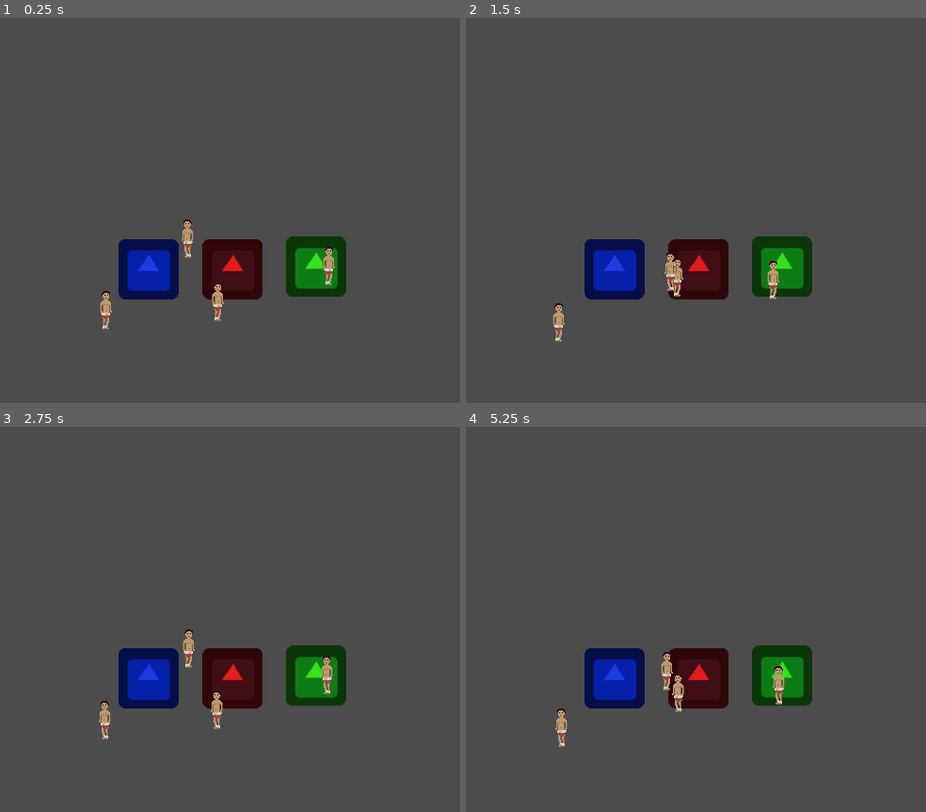
Above: before the commit, frames 1-4 (two rows, left to right).
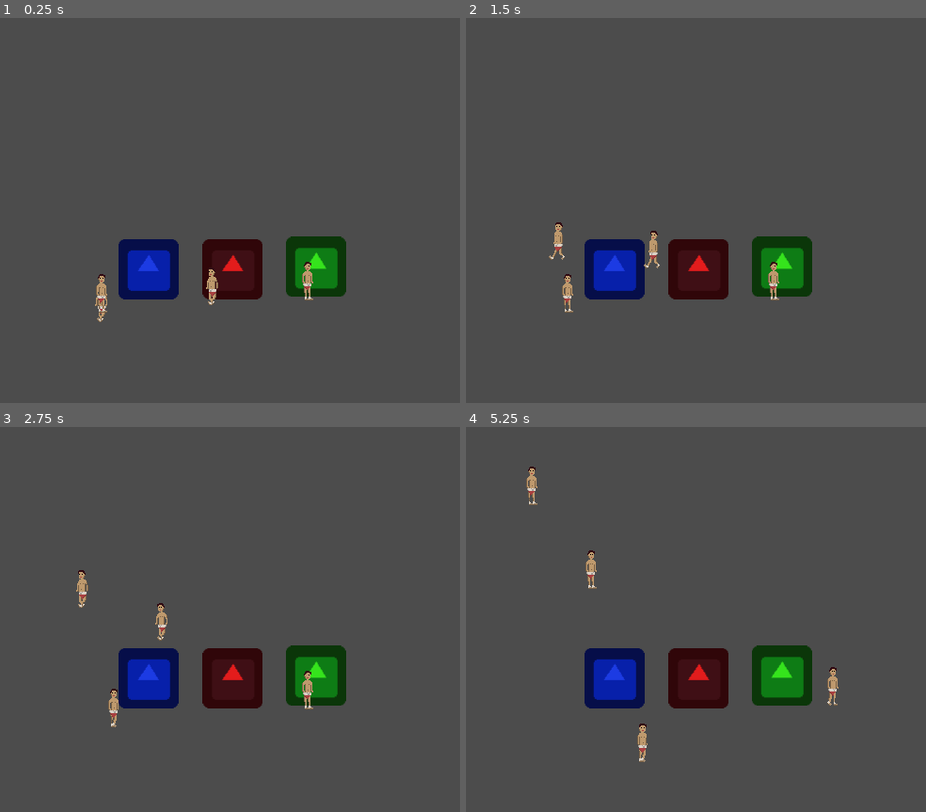
Above: after the commit, the same moments.

Repository: JohnMeadow1/RisingSun
Game: Godot game, scene res://main.tscn
Two runs of this game, one before a commit and one after it. Both use one fixed random seed, a clock stepped at 60 frames per second and the inputs below. The engine's default icon, where the game draws it, is replaced by a stand-in: a white triangle on a blue panel in a dark square.
Inputs:
- Up to frame 1 (0.25 s): no input
- Up to frame 2 (1.5 s): no input
- Up to frame 3 (2.75 s): no input
- Up to frame 4 (5.25 s): no input

The runs differ from the first frame. In frame 1, 1.0% of the frame differs, in the area x 20-73%, y 52-81%; in frame 2, 1.0%; in frame 3, 1.2%; in frame 4, 1.3%, in the area x 13-81%, y 10-88%.

Commit message:
Improve NPC AI; Fix animations;

Diff:
--- a/source/main.tscn
+++ b/source/main.tscn
@@ -35,6 +35,6 @@
 
 [node name="npc2" parent="items" index="1" instance=ExtResource( 3 )]
 
-[node name="npc3" parent="items" index="2" instance=ExtResource( 3 )]
+[node name="npc12" parent="items" index="2" instance=ExtResource( 3 )]
 
-[node name="npc4" parent="items" index="3" instance=ExtResource( 3 )]
+[node name="npc13" parent="items" index="3" instance=ExtResource( 3 )]
--- a/source/scenes/no_player.tscn
+++ b/source/scenes/no_player.tscn
@@ -7,7 +7,7 @@
 
 resource_name = "idle"
 length = 8.0
-loop = false
+loop = true
 step = 0.1
 tracks/0/type = "value"
 tracks/0/path = NodePath(".:flip_h")
@@ -20,6 +20,37 @@
 "transitions": PoolRealArray( 1, 1 ),
 "update": 1,
 "values": [ false, true ]
+}
+tracks/1/type = "value"
+tracks/1/path = NodePath(".:frame")
+tracks/1/interp = 1
+tracks/1/loop_wrap = true
+tracks/1/imported = false
+tracks/1/enabled = true
+tracks/1/keys = {
+"times": PoolRealArray( 0 ),
+"transitions": PoolRealArray( 1 ),
+"update": 1,
+"values": [ 0 ]
+}
+
+[sub_resource type="Animation" id=3]
+
+resource_name = "panic"
+length = 0.4
+loop = true
+step = 0.1
+tracks/0/type = "value"
+tracks/0/path = NodePath(".:frame")
+tracks/0/interp = 1
+tracks/0/loop_wrap = true
+tracks/0/imported = false
+tracks/0/enabled = true
+tracks/0/keys = {
+"times": PoolRealArray( 0, 0.2 ),
+"transitions": PoolRealArray( 1, 1 ),
+"update": 1,
+"values": [ 5, 6 ]
 }
 
 [sub_resource type="Animation" id=2]
@@ -40,6 +71,18 @@
 "update": 1,
 "values": [ 2, 3, 4, 1 ]
 }
+tracks/1/type = "value"
+tracks/1/path = NodePath(".:flip_h")
+tracks/1/interp = 1
+tracks/1/loop_wrap = true
+tracks/1/imported = false
+tracks/1/enabled = true
+tracks/1/keys = {
+"times": PoolRealArray( 0 ),
+"transitions": PoolRealArray( 1 ),
+"update": 1,
+"values": [ false ]
+}
 
 [node name="npc" type="Node2D"]
 
@@ -48,10 +91,11 @@
 
 [node name="Sprite" type="Sprite" parent="." index="0"]
 
+position = Vector2( 1.7076, 0 )
+scale = Vector2( 0.88616, 1 )
 texture = ExtResource( 2 )
-hframes = 5
-frame = 4
-_sections_unfolded = [ "Animation", "Offset", "Visibility" ]
+hframes = 7
+_sections_unfolded = [ "Animation", "Material", "Offset", "Pause", "Region", "Visibility" ]
 
 [node name="AnimationPlayer" type="AnimationPlayer" parent="Sprite" index="0"]
 
@@ -61,5 +105,7 @@
 playback_default_blend_time = 0.0
 playback_speed = 1.0
 anims/idle = SubResource( 1 )
+anims/panic = SubResource( 3 )
 anims/walk = SubResource( 2 )
 blend_times = [  ]
+_sections_unfolded = [ "Playback Options" ]
--- a/source/scripts/npc.gd
+++ b/source/scripts/npc.gd
@@ -1,39 +1,87 @@
 extends Node2D
 
-var  timer = 0.0
-var  timer_change = 1
+var walk_timer = null
+var idle_timer = null
+
+enum {STATE_IDLE, STATE_WALKING}
 
 var speed = 0
 var dir = Vector2()
-var orient = 0
 var dragged = false
+var state = STATE_IDLE
 
 func _ready():
+	randomize()
 
-	randomize()
+	# Move AI
+	self.walk_timer = Timer.new()
+	self.walk_timer.set_one_shot(true)
+	self.add_child(self.walk_timer)
+
+	self.idle_timer = Timer.new()
+	self.idle_timer.set_one_shot(true)
+	self.add_child(self.idle_timer)
 
 	position.x = rand_range(50,500)
 	position.y = rand_range(50,500)
 
+	# Init behavior
+	if randi() % 2:
+		self.randomize_move()
+	else:
+		self.randomize_idle()
+
+func randomize_move():
+	$Sprite/AnimationPlayer.play("walk")
+	self.state = STATE_WALKING
+
+	# Timer
+	self.walk_timer.wait_time = rand_range(3.0, 5.0)
+	self.walk_timer.start()
+
 	speed = rand_range(0.3, 1.0)
-
-	orient = rand_range(0, 2 * PI)
-
+	var orient = rand_range(0, 2 * PI)
 	dir = Vector2(sin(orient), cos(orient))
 
+func randomize_idle():
+	$Sprite/AnimationPlayer.play("idle")
+	self.state = STATE_IDLE
+
+	# Timer
+	self.idle_timer.wait_time = rand_range(1.0, 3.0)
+	self.idle_timer.start()
+
+func drag(flag):
+	self.dragged = flag
+
+	if flag:
+		$Sprite/AnimationPlayer.play("panic")
+	else:
+		randomize_move()
+
 func _physics_process(delta):
+	if self.dragged:
+		return
 
-	timer += delta * 2 * timer_change
-	if timer > 1 or timer < -1:
-		timer = clamp( timer, -1, 1 )
-		timer_change = -timer_change
-		dir = -dir
+	match self.state:
+		#######################################################
+		STATE_IDLE:
+			# Stopped
+			if self.idle_timer.is_stopped():
+				self.randomize_move()
 
-	position += dir * speed
+		#######################################################
+		STATE_WALKING:
+			# Walking
+			if self.walk_timer.is_stopped():
+				self.randomize_idle()
+			else:
+				if !get_viewport_rect().has_point(self.position):
+					dir = -dir
 
-	if(dir.x > 0):
-		$Sprite.flip_h = false
-	else:
-		$Sprite.flip_h = true
+				position += dir * speed
 
-	pass
+				if(dir.x > 0):
+					$Sprite.flip_h = false
+				else:
+					$Sprite.flip_h = true
--- a/source/scripts/players/player1.gd
+++ b/source/scripts/players/player1.gd
@@ -58,11 +58,16 @@
 			# Hands empty - drag item
 			for item in $"../items".get_children():
 				if ( (item.position - position).length() < 30 ) and ( item.dragged == false):
-					item.dragged = true
+					item.drag(true)
+					item.rotation = PI/2;
+
 					self.drag_item = item
+					break
 		else:
 			# Hands occupied - left item
-			self.drag_item.dragged = false
+			self.drag_item.drag(false)
+			self.drag_item.rotation = 0
+
 			self.drag_item = null
 
 	# Update position of picked item
Binary file changed: source/images/npc.png
Not shown: 1 places in source/scenes/no_player.tscn that only renumber resources
